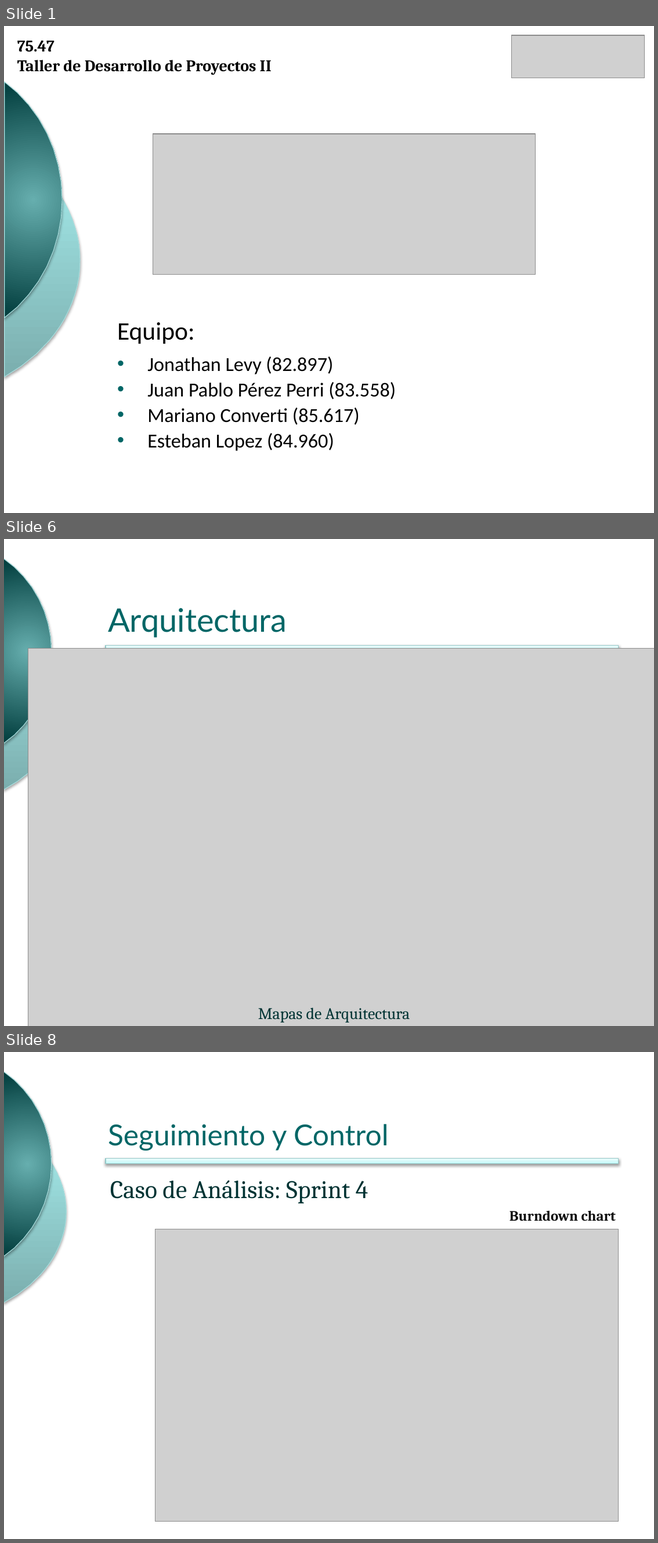
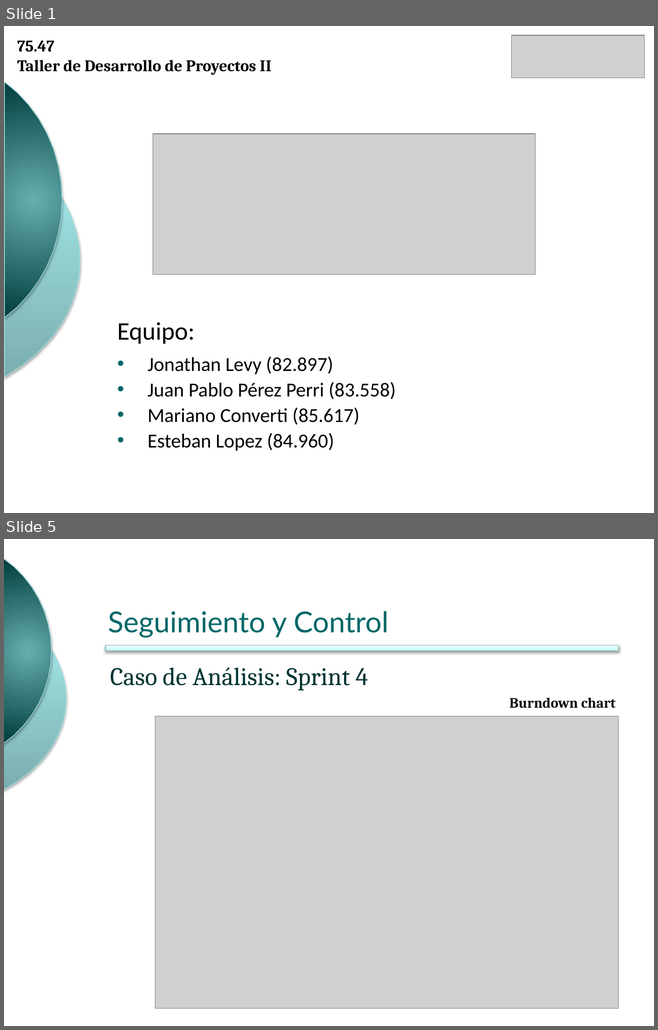
Before and after one commit to ingevy/taller-desarrollo-proyectos-ii-2do-2010, a slide deck: presentations/presentacionFinal.pptx. Shown one above the other, each under a label of ours: slides 1, 6 and 8 before the commit, slides 1 and 5 after it; the slides between them are not shown. The pictures are 658x1543 and 658x1030 pixels, drawn with LibreOffice and Linux fonts; fonts in the diff are those of the drawing; grey boxes stand for pictures; background and template pictures are left out. Boxes give left, top, right and bottom in pixels: in the first picture for what was removed or moved away, otherwise in the second. Text is boxed around its words. In the diff, an @@ line names an element or a change of style, - is before the commit and + after.

```diff
--- a/presentations/presentacionFinal.pptx
+++ b/presentations/presentacionFinal.pptx
@@ slide 6 removed at bbox=[4, 539, 654, 1026], background #FFFFFF; not listed: 3 template elements that a slide beside it also shows @@
@@ title removed at bbox=[108, 608, 286, 638] @@
-Arquitectura
@@ picture removed at bbox=[28, 649, 654, 1026] @@
@@ text removed at bbox=[258, 1008, 410, 1023] @@
-Mapas de Arquitectura
@@ what was slide 8 is now slide 5 @@
```
Also in this commit, not shown: 7 slides changed, 3 other slides removed, 3 other files.
